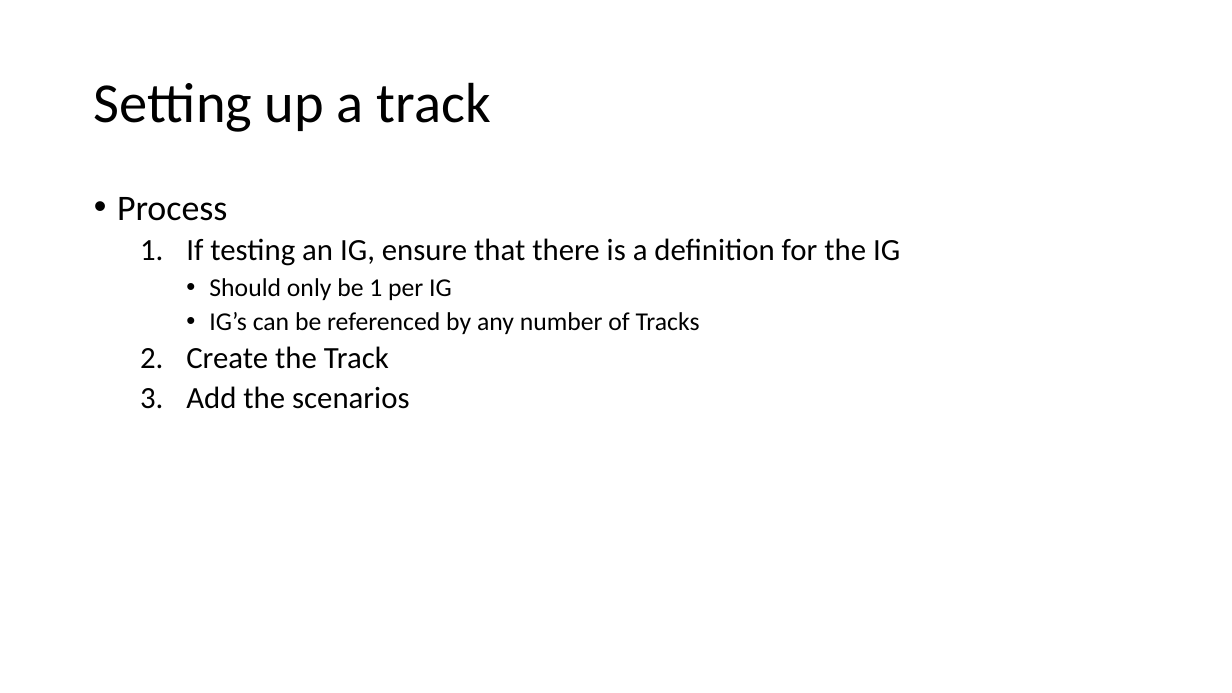
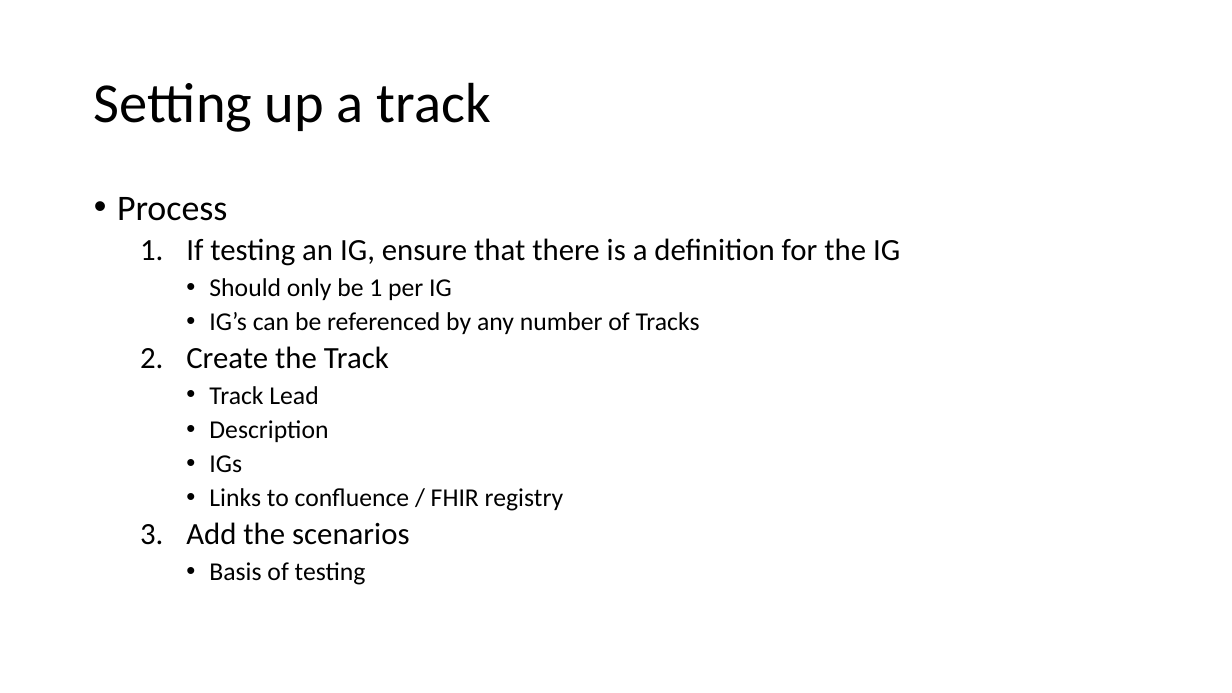
Before and after one commit to davidhay25/framingham, a slide deck: slide 7 of artifacts/conMan.pptx. Drawn at 1232x693 pixels with LibreOffice and Linux fonts; fonts in the diff are those of the drawing. Boxes give left, top, right and bottom in pixels: in the first picture for what was removed or moved away, otherwise in the second. Text is boxed around its words. In the diff, an @@ line names an element or a change of style, - is before the commit and + after.

```diff
--- a/artifacts/conMan.pptx
+++ b/artifacts/conMan.pptx
@@ text at (x1=209, y1=386, x2=563, y2=511): paragraphs added @@
+    • Track Lead
+    • Description
+    • IGs
+    • Links to confluence / FHIR registry
@@ text at (x1=209, y1=562, x2=366, y2=585): paragraph added @@
+    • Basis of testing
```
Also in this commit, not shown: 11 other slides changed, 8 slides added, 2 other files.
